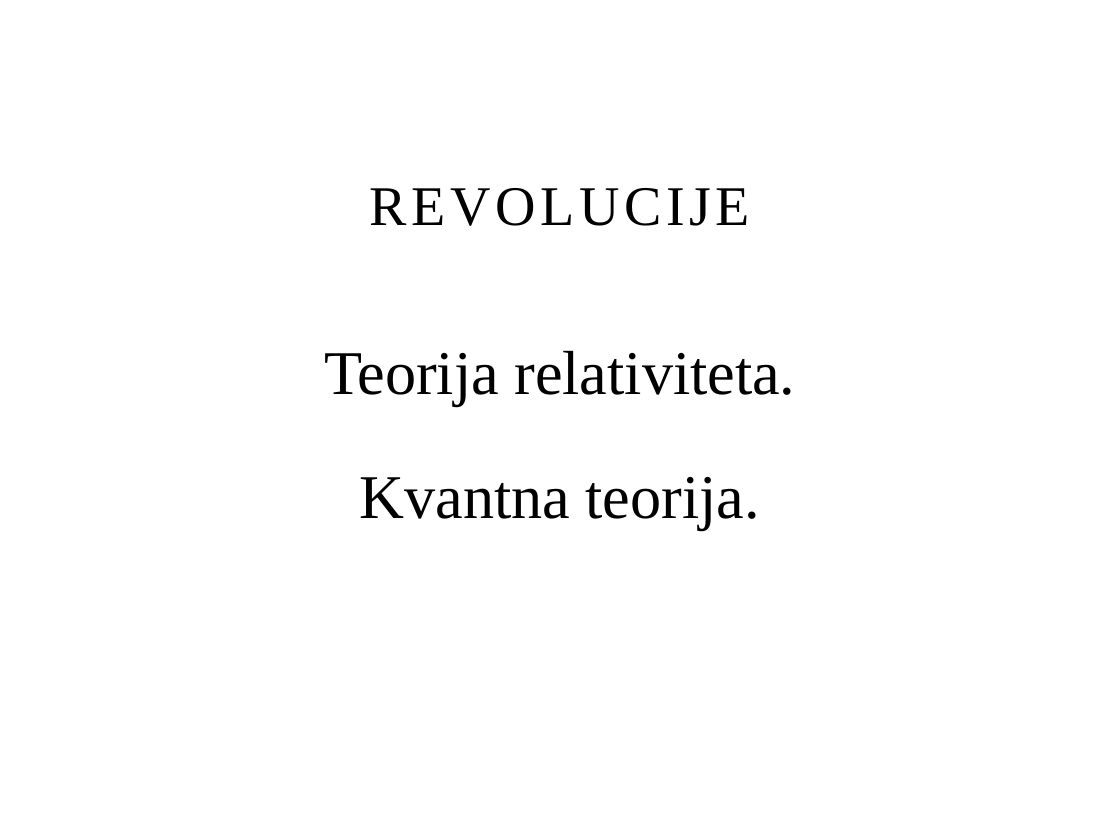
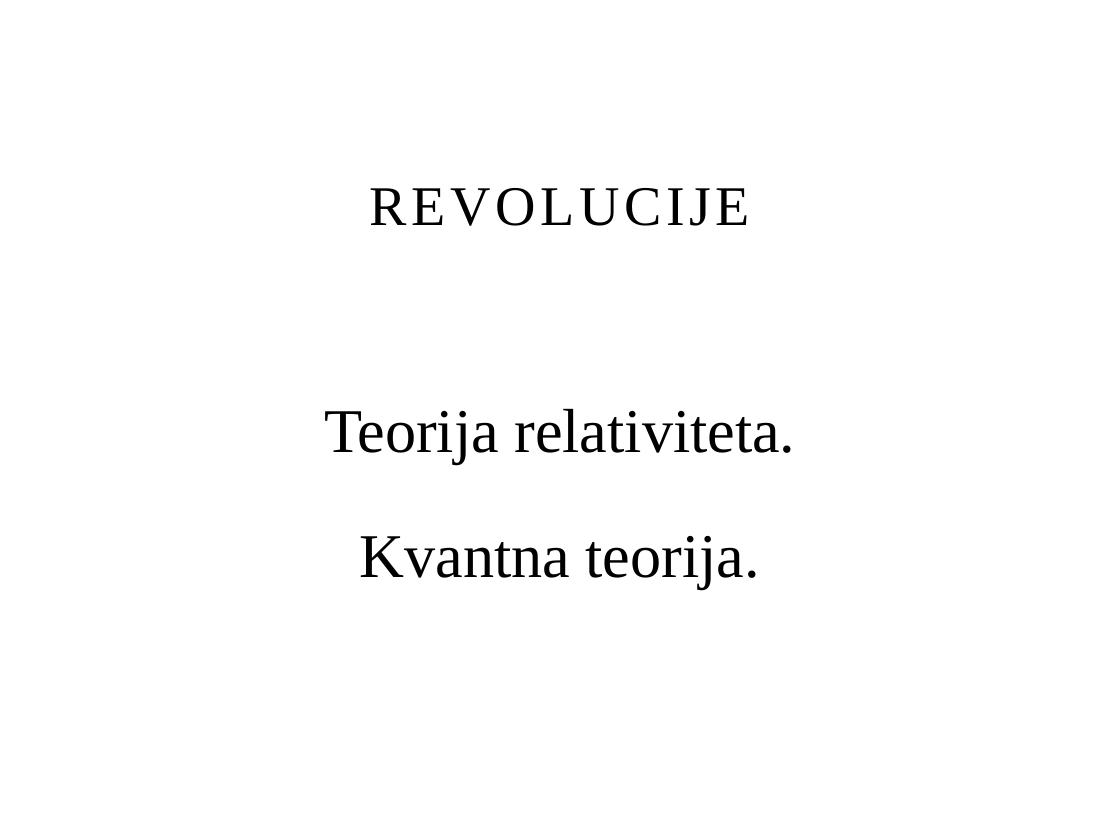
Before and after one commit to vzdesic/TheLecture, a slide deck: slide 5 of TheLecture.pptx (slide 4 before the commit). Drawn at 1120x840 pixels with LibreOffice and Linux fonts; fonts in the diff are those of the drawing; background and template pictures are left out. Boxes give left, top, right and bottom in pixels: in the first picture for what was removed or moved away, otherwise in the second. Text is boxed around its words. In the diff, an @@ line names an element or a change of style, - is before the commit and + after.

```diff
--- a/TheLecture.pptx
+++ b/TheLecture.pptx
@@ text "Teorija relativiteta." at box(324, 408, 796, 589): vertical alignment top to middle @@
```
Also in this commit, not shown: 1 other slide changed, 1 slide added, 1 slide removed.
